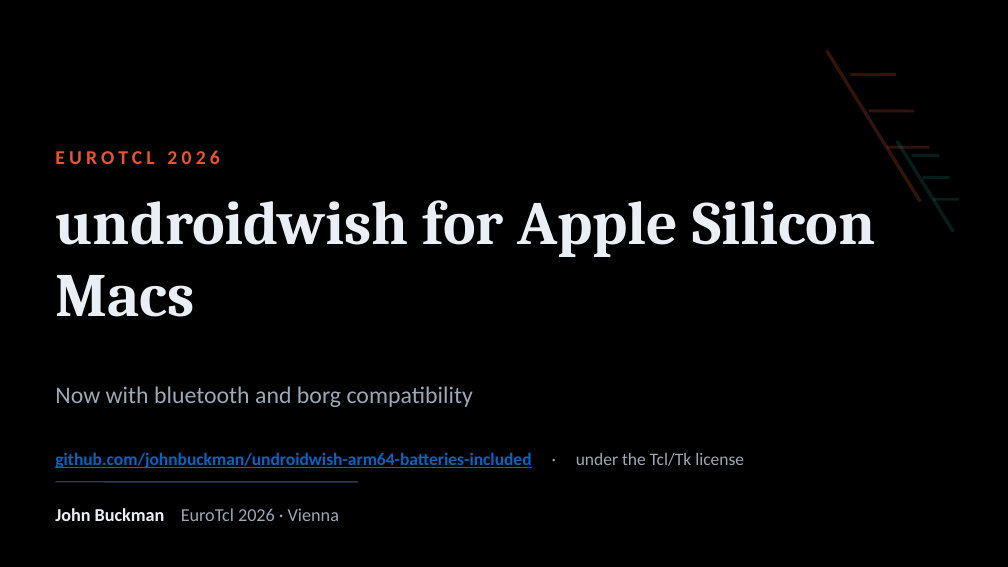
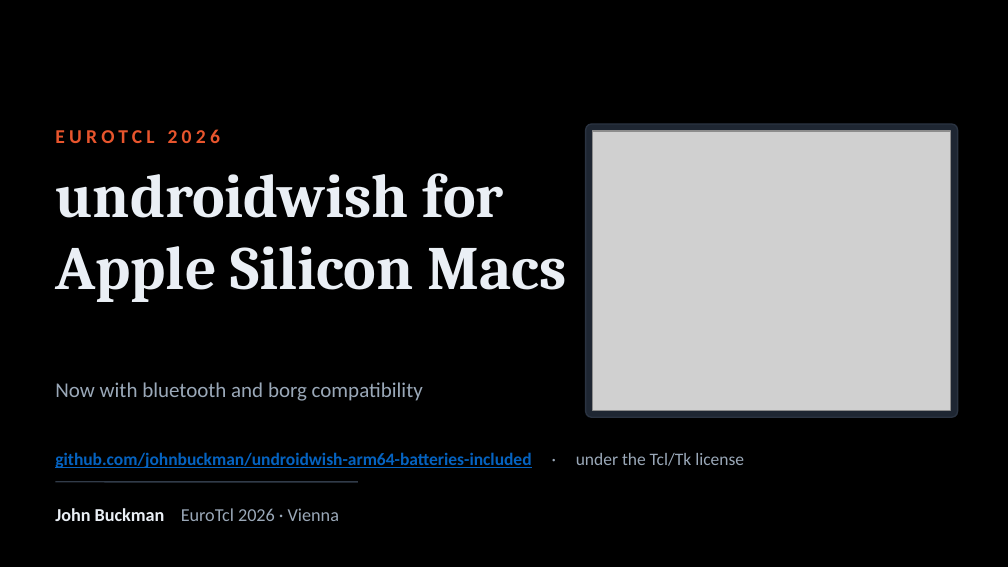
Before and after one commit to johnbuckman/undroidwish-arm64-batteries-included, a slide deck: slide 1 of presentation/undroidwish-apple-silicon.pptx. Drawn at 1008x567 pixels with LibreOffice and Linux fonts; fonts in the diff are those of the drawing; grey boxes stand for pictures. Boxes give left, top, right and bottom in pixels: in the first picture for what was removed or moved away, otherwise in the second. Text is boxed around its words. In the diff, an @@ line names an element or a change of style, - is before the commit and + after.

```diff
--- a/presentation/undroidwish-apple-silicon.pptx
+++ b/presentation/undroidwish-apple-silicon.pptx
@@ line removed from (827, 50) to (920, 202) @@
@@ line removed from (851, 75) to (896, 75) @@
@@ text "EUROTCL 2026": place and size @@
-text "EUROTCL 2026" at [55, 150, 219, 164]
+text "EUROTCL 2026" at [55, 129, 220, 143]
@@ line removed from (869, 111) to (914, 111) @@
@@ rounded rectangle added at [586, 124, 958, 417], fill #1E2632, outline #2A3341 1 pt @@
@@ picture added at [593, 131, 951, 410] @@
@@ line removed from (887, 147) to (929, 147) @@
@@ line removed from (897, 141) to (954, 232) @@
@@ text "undroidwish for Apple Silicon Macs" rewrapped from [55, 200, 875, 317] to [55, 173, 566, 302] @@
@@ line removed from (911, 155) to (938, 155) @@
@@ line removed from (922, 177) to (950, 177) @@
@@ line removed from (933, 200) to (959, 200) @@
@@ text "Now with bluetooth and borg ..." at [55, 382, 423, 401]: size 17 to 15 pt @@
```
Also in this commit, not shown: 2 other slides changed, 1 other file.
